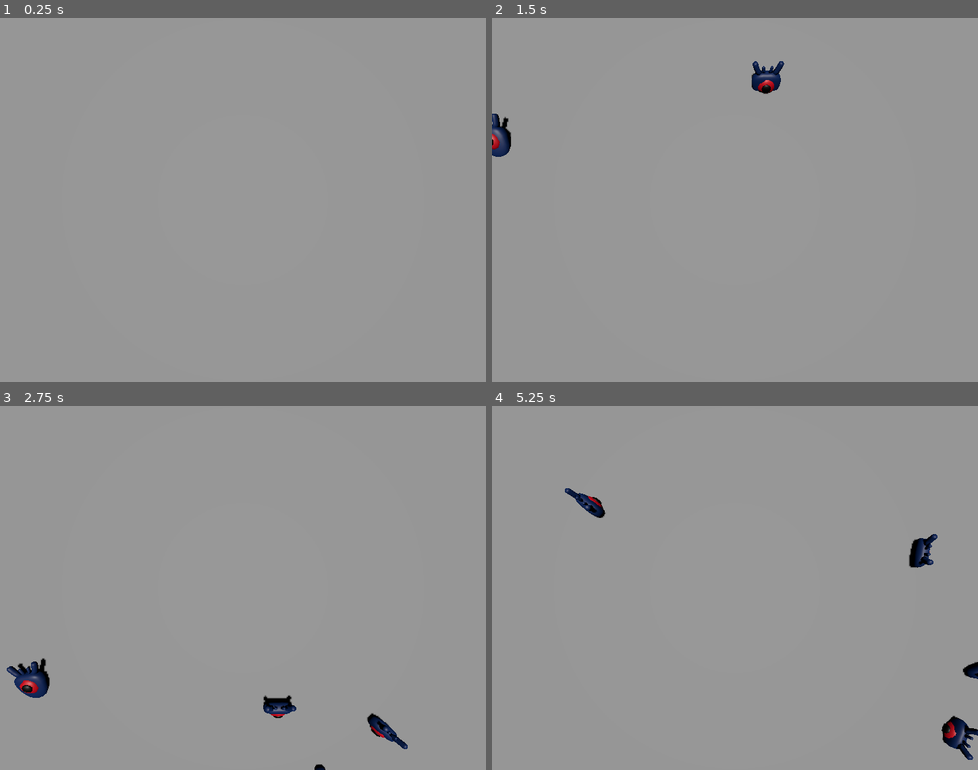
Above: before the commit, frames 1-4 (two rows, left to right).
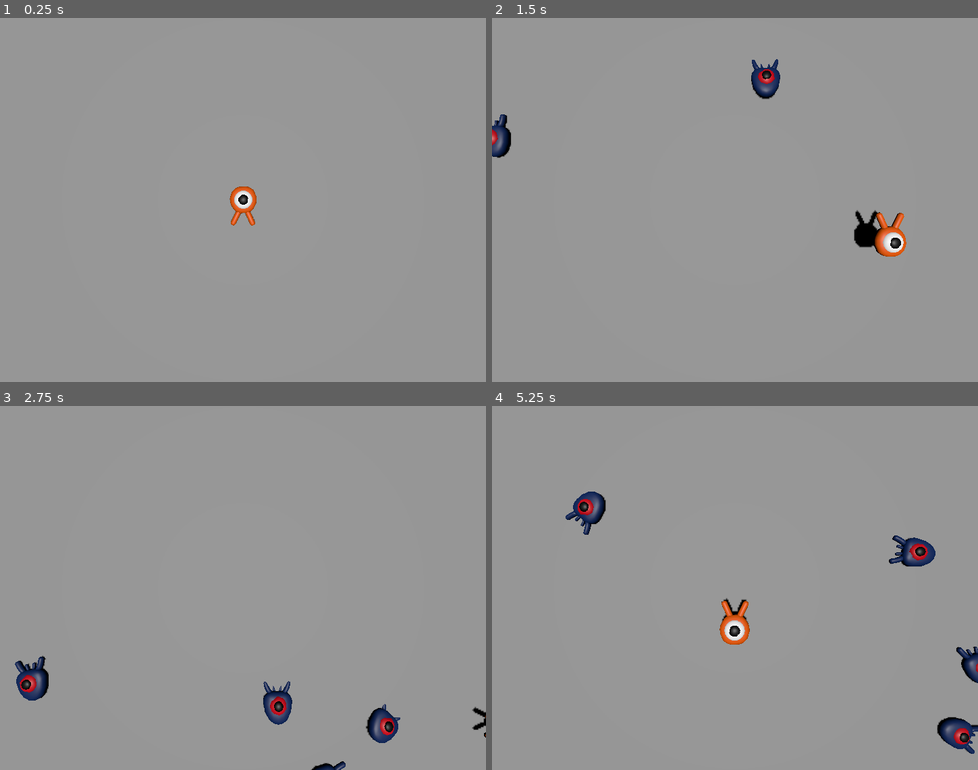
Above: after the commit, the same moments.

Repository: DChristenson/creeps_3d
Game: Godot game, scene res://main.tscn
Two runs of this game, one before a commit and one after it. Both use one fixed random seed, a clock stepped at 60 frames per second and the inputs below. The project has no main scene, so this scene is started directly.
Inputs:
- Up to frame 1 (0.25 s): no input
- Up to frame 2 (1.5 s): tap Enter at 0.5 s; hold D (move_right) 0.53-1.28 s; tap Space (jump) at 0.6, 0.77, 1.07, 1.35 s; hold S (move_back) from 1.28 s (still down)
- Up to frame 3 (2.75 s): tap Space (jump) at 1.52, 1.82, 2.1 s; release S (move_back) at 2.03 s; hold D (move_right) from 2.03 s (still down)
- Up to frame 4 (5.25 s): release D (move_right) at 2.78 s; hold W (move_forward) 2.78-3.53 s; tap Space (jump) at 2.85, 3.02, 3.32, 3.6, 3.77, 4.07, 4.35, 4.52, 4.82, 5.1 s; hold A (move_left) 3.53-5.03 s; hold S (move_back) from 5.03 s (still down)

The runs differ from the first frame. In frame 1, 0.4% of the frame differs, in the area x 47-53%, y 46-58%; in frame 2, 1.6%; in frame 3, 1.6%; in frame 4, 2.5%, in the area x 15-100%, y 22-98%.

Commit message:
add sqash to mob, add collision

Diff:
--- a/mob.gd
+++ b/mob.gd
@@ -1,8 +1,8 @@
 extends CharacterBody3D
 
 @export var min_speed = 10
-
 @export var max_speed = 20
+signal squashed
 
 func _physics_process(delta: float) -> void:
 	move_and_slide()
@@ -17,3 +17,8 @@
 
 func _on_visibility_notifier_screen_exited() -> void:
 	queue_free()
+
+
+func squash():
+		squashed.emit()
+		queue_free()
--- a/mob.tscn
+++ b/mob.tscn
@@ -6,7 +6,7 @@
 [sub_resource type="BoxShape3D" id="BoxShape3D_dy6sc"]
 size = Vector3(1.75, 1, 2.5)
 
-[node name="Mob" type="CharacterBody3D"]
+[node name="Mob" type="CharacterBody3D" groups=["mob"]]
 collision_layer = 2
 collision_mask = 0
 script = ExtResource("1_nokgg")
--- a/player.gd
+++ b/player.gd
@@ -1,7 +1,8 @@
 extends CharacterBody3D
 
 @export var speed = 14
-
+@export var jump_impulse = 20
+@export var bounce_impulse = 16
 @export var fall_accel = 75
 
 var target_velocity = Vector3.ZERO
@@ -30,4 +31,20 @@
 		target_velocity.y = target_velocity.y - (fall_accel * delta)
 
 	velocity = target_velocity
+
+	if is_on_floor() and Input.is_action_just_pressed("jump"):
+		target_velocity.y = jump_impulse
 	move_and_slide()
+
+	for index in range(get_slide_collision_count()):
+		var collision = get_slide_collision(index)
+		if collision.get_collider() == null:
+			continue
+
+		# If the collider is with a mob
+		if collision.get_collider().is_in_group("mob"):
+			var mob = collision.get_collider()
+			if Vector3.UP.dot(collision.get_normal()) > 0.1:
+				mob.squash()
+				target_velocity.y = bounce_impulse
+				break
--- a/player.tscn
+++ b/player.tscn
@@ -7,6 +7,7 @@
 radius = 1.0
 
 [node name="Player" type="CharacterBody3D"]
+collision_mask = 6
 script = ExtResource("1_onrkg")
 
 [node name="Pivot" type="Node3D" parent="."]
